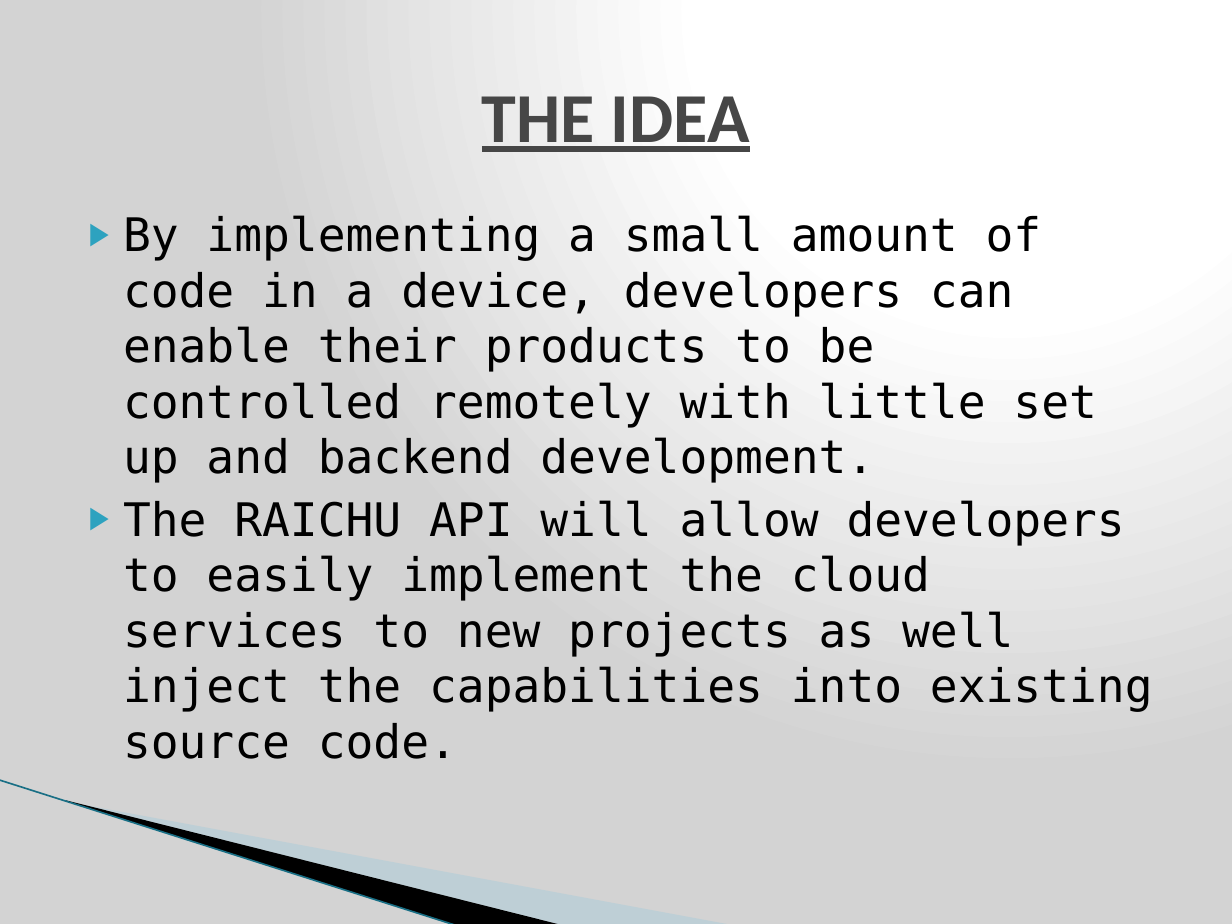
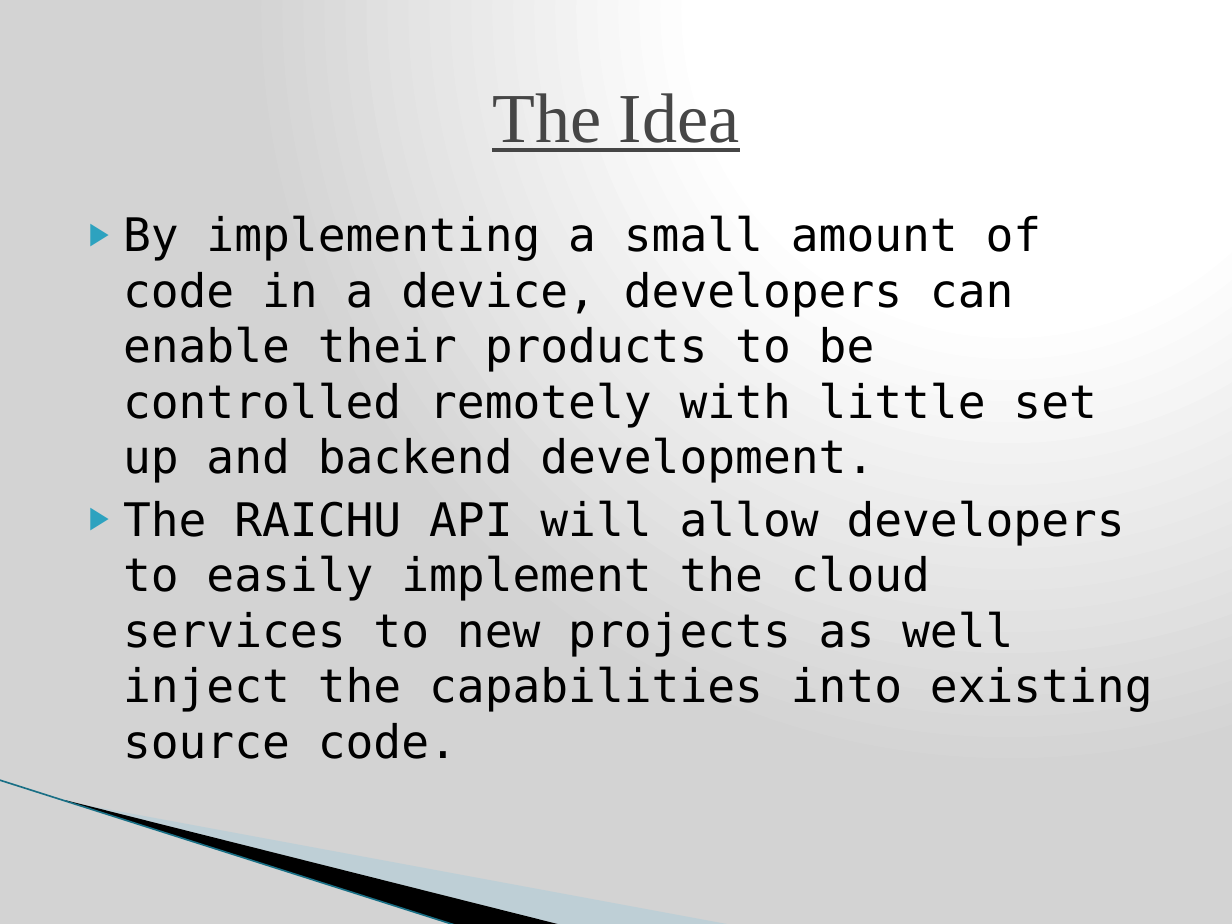
Before and after one commit to nomastmas/raichu, a slide deck: slide 5 of docs/final_presentation_release.pptx. Drawn at 1232x924 pixels with LibreOffice and Linux fonts; fonts in the diff are those of the drawing; background and template pictures are left out. Boxes give left, top, right and bottom in pixels: in the first picture for what was removed or moved away, otherwise in the second. Text is boxed around its words. In the diff, an @@ line names an element or a change of style, - is before the commit and + after.

```diff
--- a/docs/final_presentation_release.pptx
+++ b/docs/final_presentation_release.pptx
@@ title at [492, 93, 740, 152]: text changed; font Calibri to Times New Roman; bold off @@
-THE IDEA
+The Idea
```
Also in this commit, not shown: 20 other slides changed.
